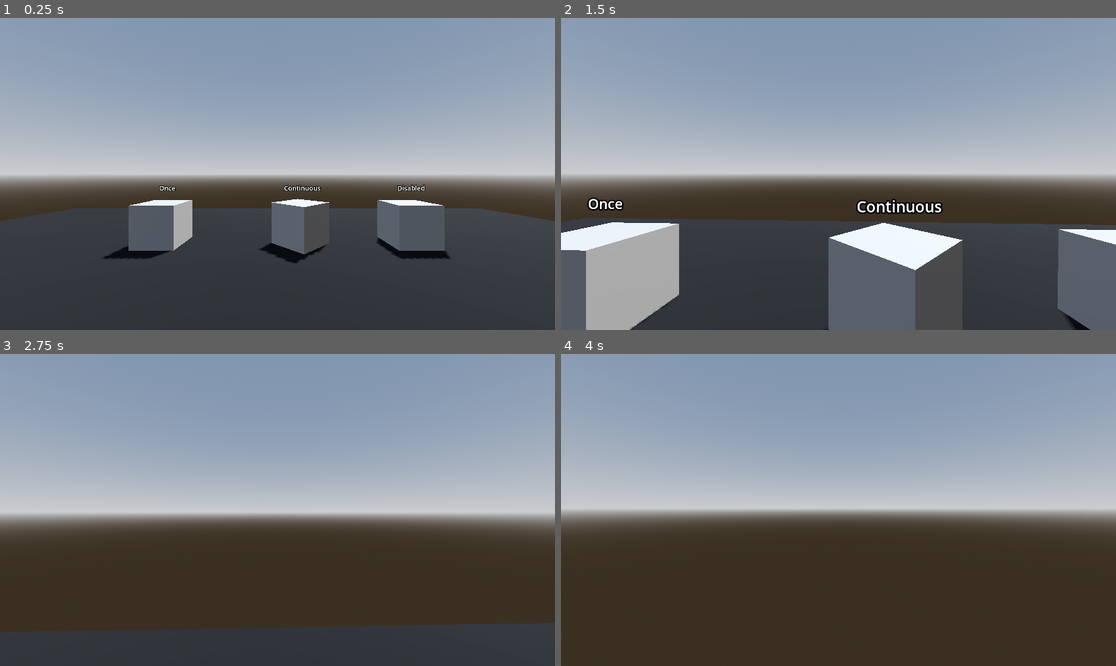
Above: before the commit, frames 1-4 (two rows, left to right).
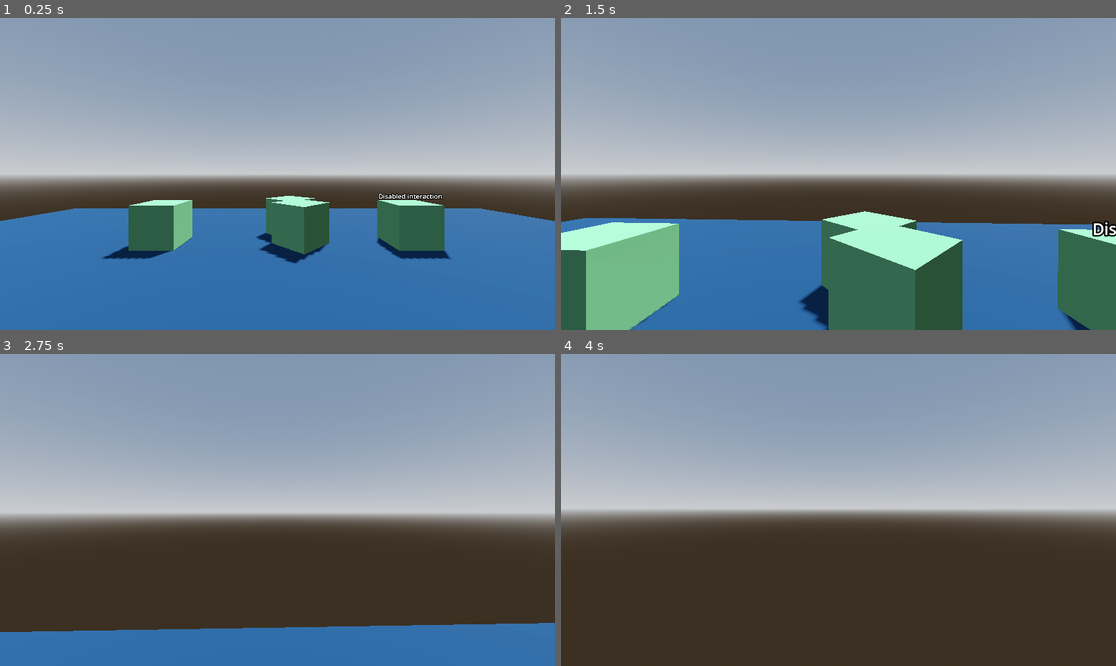
Above: after the commit, the same moments.

Repository: NicheDevelopers/brace-for-impact
Game: Godot game, scene res://src/common/Interactable/demo/InteractableDemo.tscn
Same seed, same stepped clock (60 frames per second), same inputs: the game is played once before the commit and once after it. This scene is started directly instead of the project's main scene.
Inputs (mouse positions are in pixels of both pictures, inside the frame that each line leads up to):
- Up to frame 1 (0.25 s): no input
- Up to frame 2 (1.5 s): tap Enter at 0.5 s; move the mouse to (866, 174) at 0.52 s; hold W (move_forward) from 0.53 s (still down); tap E (interact) at 0.6 s; tap Space (jump) at 0.77 s; move the mouse to (810, 174) at 1.27 s; tap Ctrl (crouch) at 1.35 s
- Up to frame 3 (2.75 s): keep holding W (move_forward); tap Space (jump) at 1.52 s; tap E (interact) at 1.55, 2.1 s; move the mouse to (288, 503) at 2.02 s
- Up to frame 4 (4 s): keep holding W (move_forward); move the mouse to (832, 516) at 2.77 s; tap Shift (sprint) at 2.85 s; tap Space (jump) at 3.02, 3.5, 3.77 s; tap E (interact) at 3.05, 3.6 s; move the mouse to (877, 513) at 3.52 s

The runs differ from the first frame. In frame 1, 40% of the frame differs, in the area x 0-100%, y 53-100%; in frame 2, 36%; in frame 3, 12%; in frame 4, nothing differs.

Commit message:
Add floating labels

Diff:
--- a/interact_ray.gd
+++ b/interact_ray.gd
@@ -1,26 +1,35 @@
 extends RayCast3D
 
-@onready var prompt: Label = $Prompt
+# Stores the last encountered collider to toggle its Label3D
+var last_collider: Interactable
 
 func _physics_process(delta: float) -> void:
-	prompt.text = ""
+	if last_collider:
+		last_collider.hide_label()
 
-	if is_colliding():
-		var collider := get_collider()
+	if !is_colliding():
+		return
 
-		if collider is Interactable:
-			if collider.is_enabled:
-				prompt.text = collider.get_prompt()
+	var collider := get_collider()
 
-				var is_pressed := false
-				var mode: String = collider.interaction_mode
+	if collider is not Interactable:
+		return
 
-				if mode == "Once":
-					is_pressed = Input.is_action_just_pressed(collider.interact_action_name)
-				elif mode == "Continuous":
-					is_pressed = Input.is_action_pressed(collider.interact_action_name)
-				else:
-					printerr("Invalid interaction mode " + mode)
+	last_collider = collider
+	if !collider.is_enabled:
+		return
 
-				if is_pressed:
-					collider.interact(self.owner)
+	collider.show_label()
+
+	var is_pressed := false
+	var mode: String = collider.interaction_mode
+
+	if mode == "Once":
+		is_pressed = Input.is_action_just_pressed(collider.interact_action_name)
+	elif mode == "Continuous":
+		is_pressed = Input.is_action_pressed(collider.interact_action_name)
+	else:
+		printerr("Invalid interaction mode " + mode)
+
+	if is_pressed:
+		collider.interact(self.owner)
--- a/src/common/Interactable/InteractRay.tscn
+++ b/src/common/Interactable/InteractRay.tscn
@@ -12,6 +12,7 @@
 script = ExtResource("1_y27si")
 
 [node name="Prompt" type="Label" parent="."]
+visible = false
 anchors_preset = 8
 anchor_left = 0.5
 anchor_top = 0.5
--- a/src/common/Interactable/Interactable.gd
+++ b/src/common/Interactable/Interactable.gd
@@ -4,18 +4,45 @@
 
 signal interacted(body)
 
+## Message that will appear floating near the object when it's a candidate for interaction
 @export var prompt_message: String = "Interact"
+
+## Enable or disable interacting with this object. Will also hide its label.
 @export var is_enabled: bool = true
+
+## Action name to use for interacting with this object.
+## You can use this to change the key that needs to be pressed. The prompt will update accordingly to display the exact key.
 @export var interact_action_name: String = "interact"
+
+## Once - pressing and holding the interaction key is effective only once - holding has no effect
+##
+## Continuous - press and hold to interact repeatedly
 @export_enum("Once", "Continuous") var interaction_mode: String = "Once"
+
+@onready var label: Label3D = $Label3D
+
+var _key_name: String
+
+func _ready() -> void:
+	label.billboard = BaseMaterial3D.BILLBOARD_ENABLED
+	_key_name = _get_key()
 
 func interact(body):
 	interacted.emit(body)
 
 func get_prompt() -> String:
+	return prompt_message + "\n[" + _key_name + "]"
+
+func hide_label():
+	label.text = ""
+
+func show_label():
+	label.text = get_prompt()
+
+func _get_key() -> String:
 	var key_name := ""
 	for action in InputMap.action_get_events(self.interact_action_name):
 		if action is InputEventKey:
 			key_name = action.as_text_physical_keycode()
 			break
-	return prompt_message + "\n[" + key_name + "]"
+	return key_name
--- a/src/common/Interactable/demo/InteractableBoxDemo.tscn
+++ b/src/common/Interactable/demo/InteractableBoxDemo.tscn
@@ -1,18 +1,28 @@
-[gd_scene load_steps=4 format=3 uid="uid://croybsp4l24c6"]
+[gd_scene load_steps=5 format=3 uid="uid://croybsp4l24c6"]
 
 [ext_resource type="Script" uid="uid://b3nv5njrskmhw" path="res://src/common/Interactable/demo/interactable_box_demo.gd" id="1_gudih"]
 
-[sub_resource type="BoxMesh" id="BoxMesh_we3gx"]
+[sub_resource type="StandardMaterial3D" id="StandardMaterial3D_m7p70"]
+albedo_color = Color(0.357232, 0.602475, 0.421885, 1)
+
+[sub_resource type="BoxMesh" id="BoxMesh_6pfgl"]
+material = SubResource("StandardMaterial3D_m7p70")
 
 [sub_resource type="BoxShape3D" id="BoxShape3D_gudih"]
 
 [node name="InteractableBoxDemo" type="StaticBody3D"]
+transform = Transform3D(0.5, 0, 0, 0, 0.5, 0, 0, 0, 0.5, 0, 0, 0)
 script = ExtResource("1_gudih")
 
 [node name="MeshInstance3D" type="MeshInstance3D" parent="."]
-mesh = SubResource("BoxMesh_we3gx")
+mesh = SubResource("BoxMesh_6pfgl")
 
 [node name="CollisionShape3D" type="CollisionShape3D" parent="."]
 shape = SubResource("BoxShape3D_gudih")
 
+[node name="Label3D" type="Label3D" parent="."]
+transform = Transform3D(1, 0, 0, 0, 1, 0, 0, 0, 1, 0, 0.8, 0)
+billboard = 2
+outline_size = 6
+
 [connection signal="interacted" from="." to="." method="_on_interacted"]
--- a/src/common/Interactable/demo/InteractableDemo.tscn
+++ b/src/common/Interactable/demo/InteractableDemo.tscn
@@ -17,7 +17,7 @@
 glow_enabled = true
 
 [sub_resource type="StandardMaterial3D" id="StandardMaterial3D_7ljiq"]
-albedo_color = Color(0, 0, 0, 1)
+albedo_color = Color(0, 0.186951, 0.300152, 1)
 
 [sub_resource type="PlaneMesh" id="PlaneMesh_hbmfo"]
 material = SubResource("StandardMaterial3D_7ljiq")
@@ -55,22 +55,17 @@
 prompt_message = "Interactable Box Continuous"
 interaction_mode = "Continuous"
 
+[node name="InteractableBox3" parent="." instance=ExtResource("2_er83y")]
+transform = Transform3D(0.707107, 0, -0.707107, 0, 1, 0, 0.707107, 0, 0.707107, 0.367028, 0.5, -5.85972)
+prompt_message = "Second Continuous"
+interaction_mode = "Continuous"
+
 [node name="DisabledBox" parent="." instance=ExtResource("2_er83y")]
 transform = Transform3D(1, 0, 0, 0, 1, 0, 0, 0, 1, 3.2, 0.5, -5)
 prompt_message = "Disabled Box"
 is_enabled = false
 
-[node name="OnceLabel" type="Label3D" parent="."]
-transform = Transform3D(1, 0, 0, 0, 1, 0, 0, 0, 1, -2.67957, 1.35738, -4.94288)
+[node name="DisabledLabel" type="Label3D" parent="."]
+transform = Transform3D(1, 0, 0, 0, 1, 0, 0, 0, 1, 3.25161, 1.15599, -4.9791)
 billboard = 1
-text = "Once"
-
-[node name="ContinuousLabel" type="Label3D" parent="."]
-transform = Transform3D(1, 0, 0, 0, 1, 0, 0, 0, 1, 0.604104, 1.35738, -4.94288)
-billboard = 1
-text = "Continuous"
-
-[node name="DisabledLabel" type="Label3D" parent="."]
-transform = Transform3D(1, 0, 0, 0, 1, 0, 0, 0, 1, 3.25161, 1.35738, -4.94288)
-billboard = 1
-text = "Disabled"
+text = "Disabled interaction"
